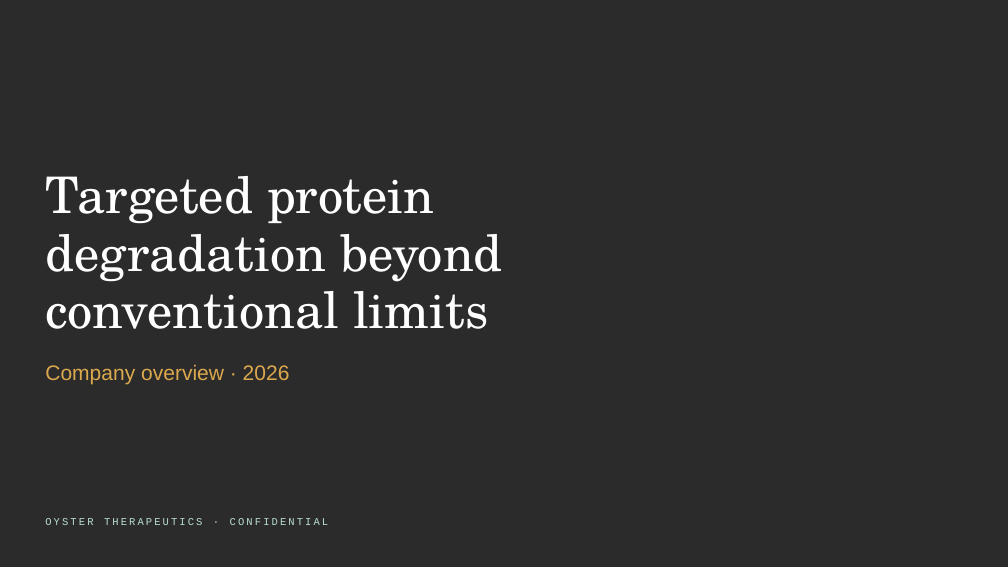
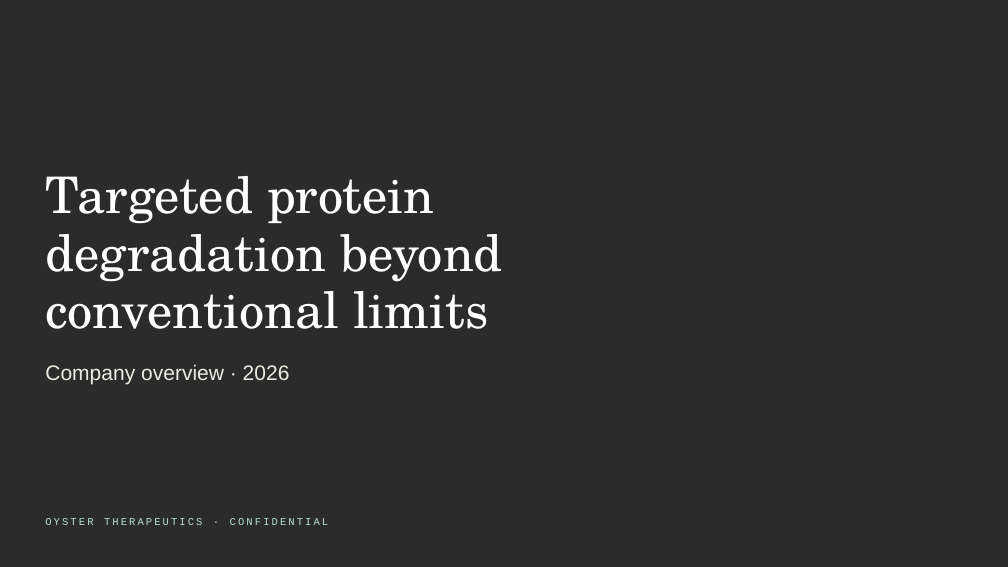
Before and after one commit to Ollieee44/Test, a slide deck: slide 1 of oyster/site/v2/template/v2/oyster-template-v2.pptx. Drawn at 1008x567 pixels with LibreOffice and Linux fonts; fonts in the diff are those of the drawing; background and template pictures are left out; a plain dark background stands for a picture behind light text. Boxes give left, top, right and bottom in pixels: in the first picture for what was removed or moved away, otherwise in the second. Text is boxed around its words. In the diff, an @@ line names an element or a change of style, - is before the commit and + after.

```diff
--- a/oyster/site/v2/template/v2/oyster-template-v2.pptx
+++ b/oyster/site/v2/template/v2/oyster-template-v2.pptx
@@ text "Company overview · 2026" at (x1=45, y1=364, x2=290, y2=384): text colour #DCA84E to #EBEBE3 @@
```
Also in this commit, not shown: 3 other slides changed, 28 other files.
